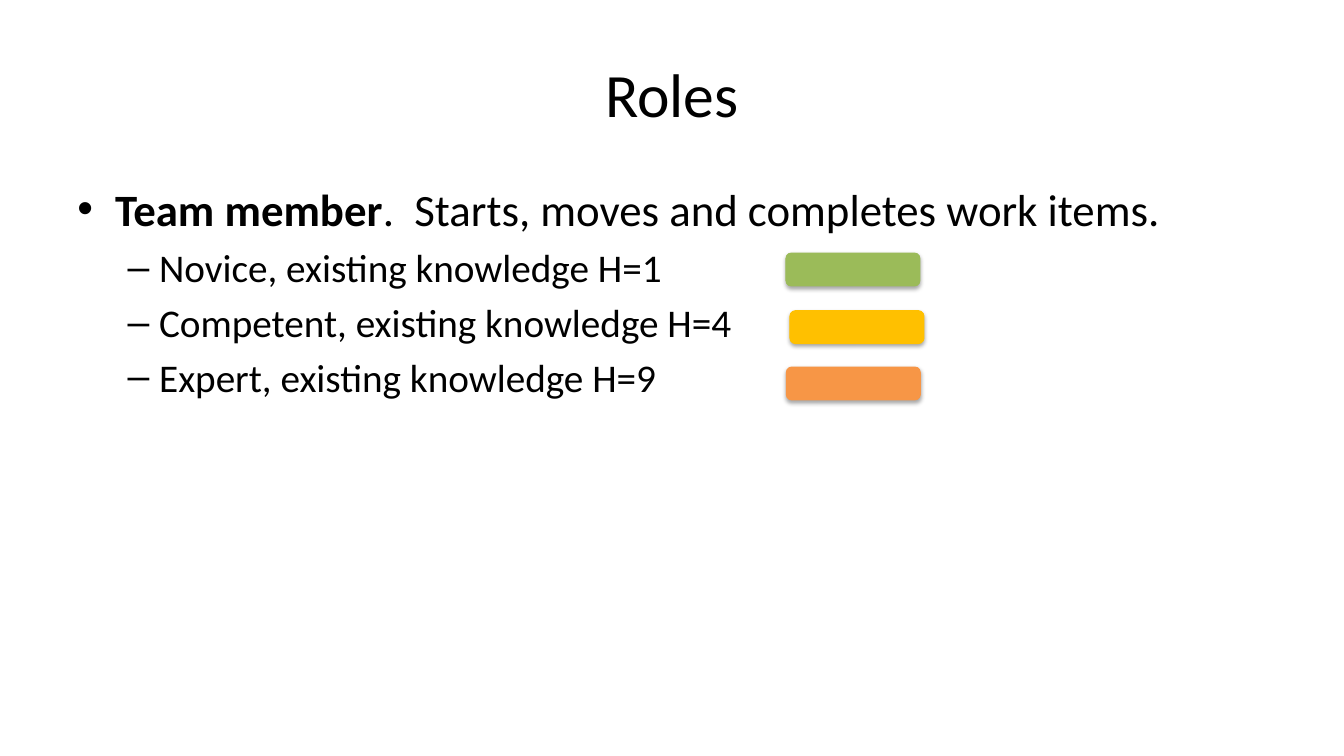
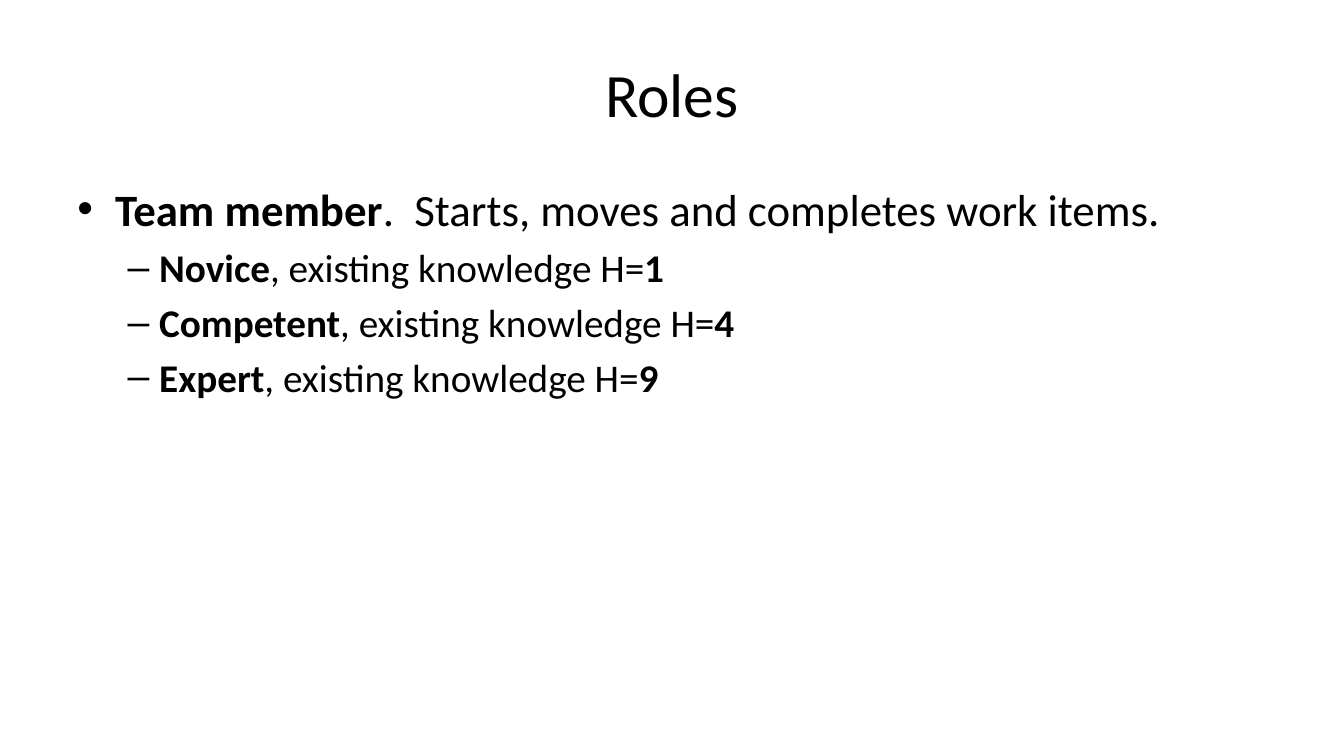
Before and after one commit to kedehub/knowledge_discovery_game, a slide deck: slide 8 of Knowledge Discovery Game.pptx (slide 9 before the commit). Drawn at 1344x756 pixels with LibreOffice and Linux fonts; fonts in the diff are those of the drawing; background and template pictures are left out. Boxes give left, top, right and bottom in pixels: in the first picture for what was removed or moved away, otherwise in the second. Text is boxed around its words. In the diff, an @@ line names an element or a change of style, - is before the commit and + after.

```diff
--- a/Knowledge Discovery Game.pptx
+++ b/Knowledge Discovery Game.pptx
@@ text at bbox=[159, 254, 735, 399]: bold on in "Novice, H=1", "Competent, H=4", "Expert, H=9" @@
@@ rounded rectangle removed at bbox=[786, 253, 921, 286] @@
@@ rounded rectangle removed at bbox=[790, 311, 925, 344] @@
@@ rounded rectangle removed at bbox=[786, 367, 921, 400] @@
```
Also in this commit, not shown: 2 other slides changed, 13 slides added, 2 slides removed.
